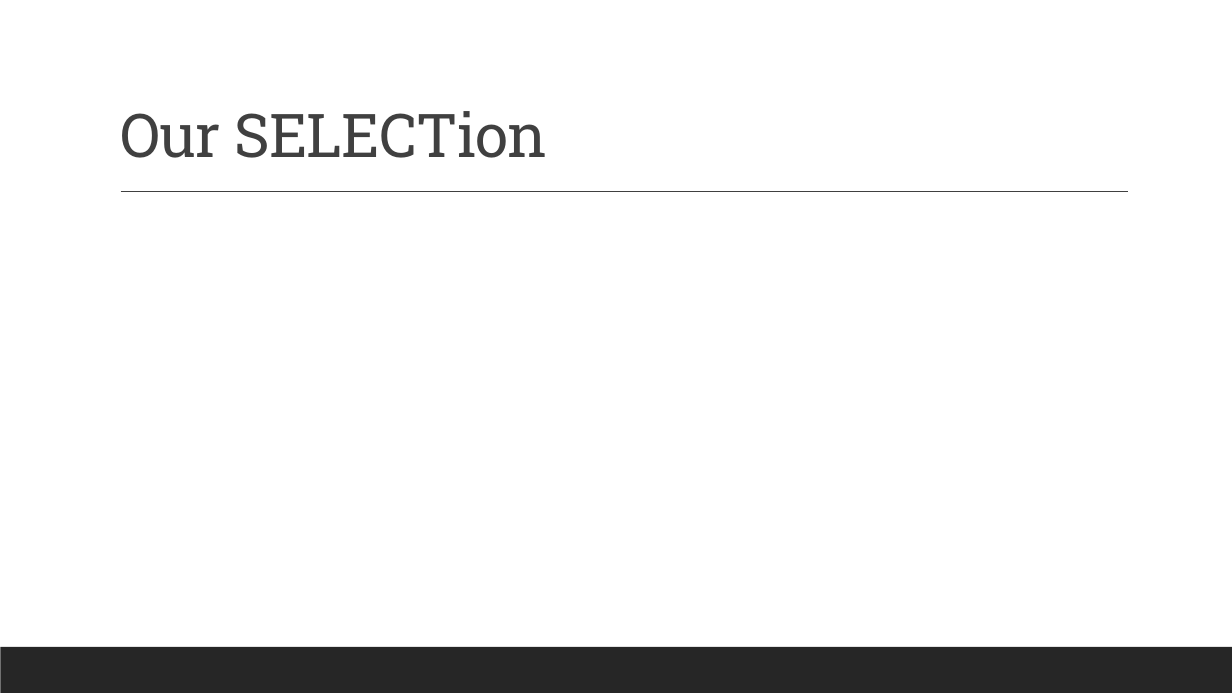
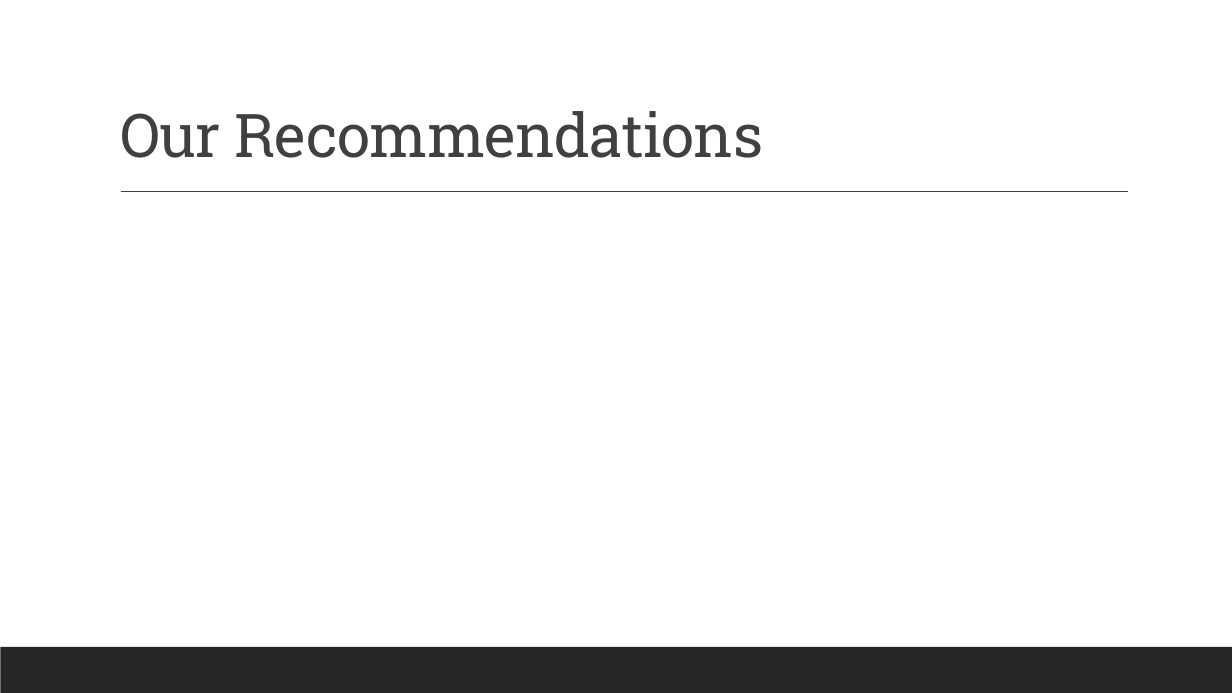
Before and after one commit to robertlanier/app-trader, a slide deck: slide 7 of presentation/app_trader_proposal.pptx. Drawn at 1232x693 pixels with LibreOffice and Linux fonts; fonts in the diff are those of the drawing. Boxes give left, top, right and bottom in pixels: in the first picture for what was removed or moved away, otherwise in the second. Text is boxed around its words. In the diff, an @@ line names an element or a change of style, - is before the commit and + after.

```diff
--- a/presentation/app_trader_proposal.pptx
+++ b/presentation/app_trader_proposal.pptx
@@ title at (x1=120, y1=111, x2=763, y2=158): text changed @@
-Our SELECTion
+Our Recommendations
```
Also in this commit, not shown: 2 other slides changed, 5 slides added, 1 slide removed.
